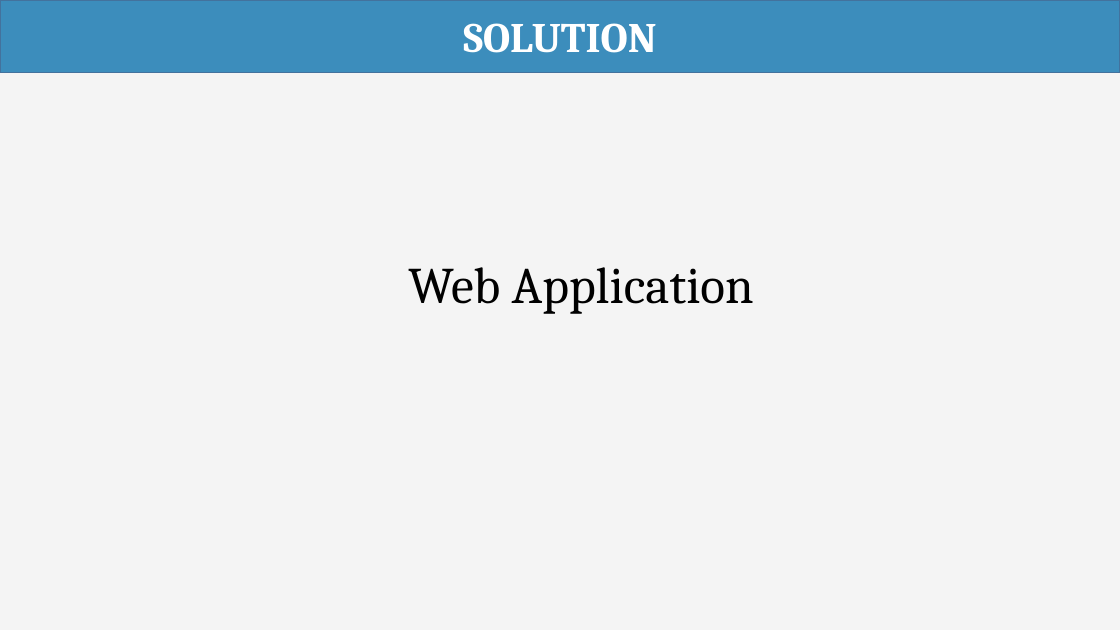
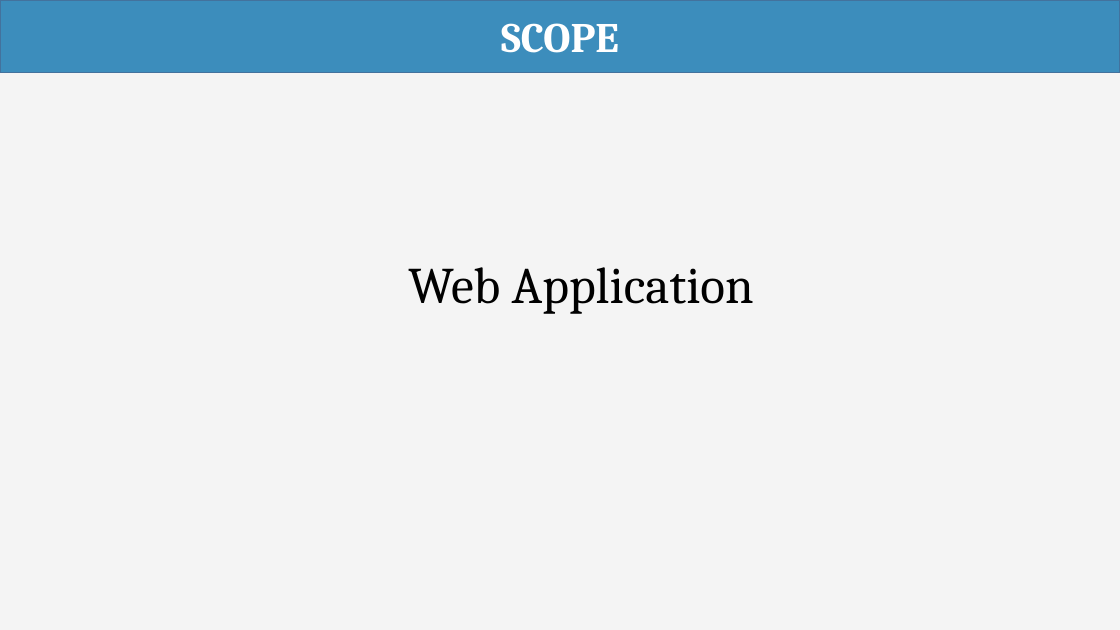
Before and after one commit to haltt051093/IMS-datacenter, a slide deck: slide 9 of Document/Presentation/IMS_20160413_Presentation.pptx (slide 10 before the commit). Drawn at 1120x630 pixels with LibreOffice and Linux fonts; fonts in the diff are those of the drawing. Boxes give left, top, right and bottom in pixels: in the first picture for what was removed or moved away, otherwise in the second. Text is boxed around its words. In the diff, an @@ line names an element or a change of style, - is before the commit and + after.

```diff
--- a/Document/Presentation/IMS_20160413_Presentation.pptx
+++ b/Document/Presentation/IMS_20160413_Presentation.pptx
@@ text in rectangle at <box>501,23,619,53</box>: text changed @@
-SOLUTION
+SCOPE
```
Also in this commit, not shown: 7 other slides changed, 2 slides added, 1 slide removed, 3 other files.
